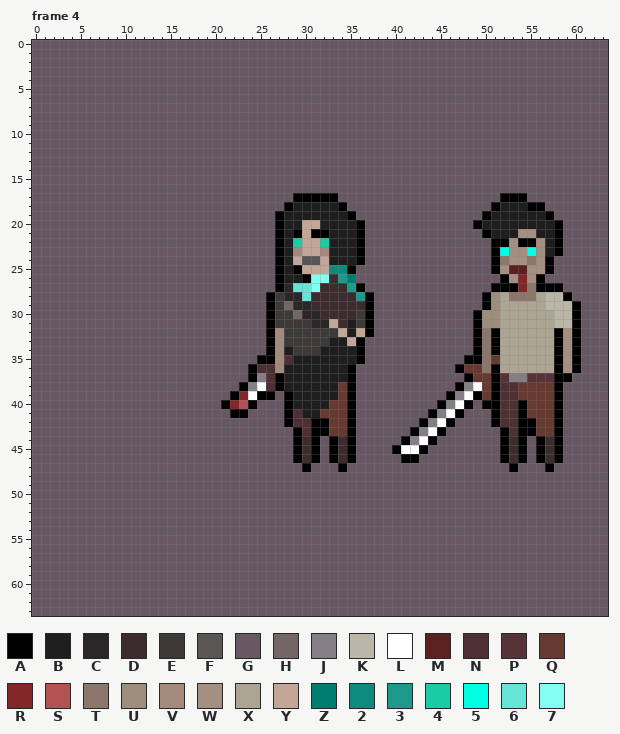
Two versions of one pixel-art file, assets/aseprite/experiments/human_experiments.aseprite. The first picture shows the starting point.
64x64 pixels, 6 frames. Colours within 5 levels of each other are drawn and written as one. Shown: frame 4. The commit also changed other frames, which this record leaves out.
Palette (. is transparent): A #000000  B #1e1e1e  C #2b2728  D #3d2c2e  E #3d3939  F #5b5656  G #685863  H #756666  J #847e87  K #bab6a8  L #ffffff  M #5b2121  N #4e2f33  P #563239  Q #663931  R #822727  S #b15353  T #8a766a  U #9c8e7a  V #a48a7c  W #a48f82  X #ada593  Y #c2a798  Z #007c6e  2 #0f8b7d  3 #1f998b  4 #1acca5  5 #00ffe2  6 #68e4d6  7 #83fff1
The result:
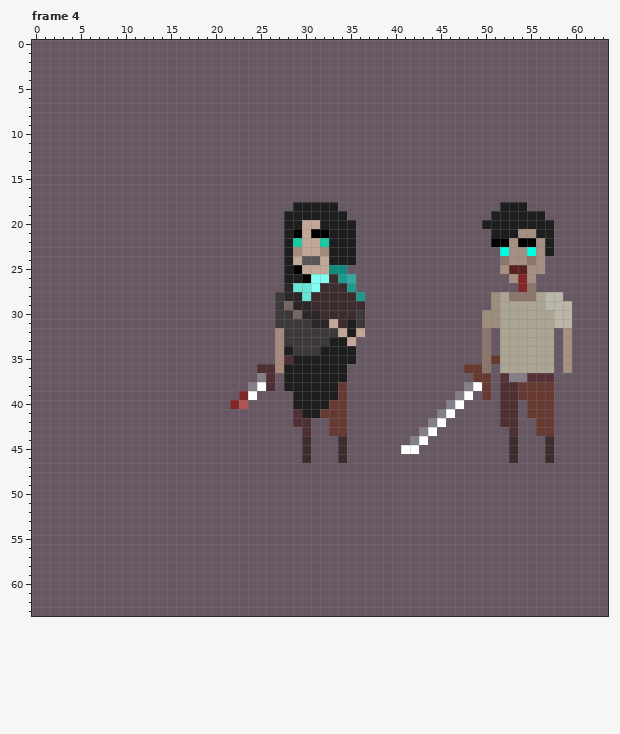
Log entry: Added human and skeleton equipment variety
The exact change:
layer "bg/outline" now hidden
Colour Z changes from #007c6e to #35a9a1.
Frame 4:
The author changed colour A to colour G in row 17 at x 29 to 33 and 52 to 54; in row 18 at x 28, 34, 51 and 55 to 56; in row 19 at x 27, 35, 50 and 57; in row 20 at x 27, 36, 49 and 58; in row 21 at x 27, 36, 50 and 58; in row 22 at x 27, 36 and 58.
The author changed colour A to colour G in row 23 at x 27, 36, 51 and 58; in row 24 at x 27, 36, 51 and 57; in row 25 at x 27, 35, 51 and 57; in row 26 at x 27, 52 and 56; in row 27 at x 27, 36, 51 to 53 and 56 to 58; in row 28 at x 26, 37, 50 and 59.
The author changed colour A to colour G in row 29 at x 26, 37, 50 and 60; in rows 30 to 31 at x 26, 37, 49 and 60; in row 32 at x 26, 37, 49, 51, 58 and 60; in rows 33 to 34 at x 26, 36, 49, 51, 58 and 60; in row 35 at x 25 to 26, 36, 48 to 49, 58 and 60; in row 36 at x 24, 35, 47, 51, 58 and 60.
The author changed colour A to colour G in row 37 at x 24, 27, 35, 48, 51 and 58 to 59; in row 38 at x 23, 27, 35, 47, 51 and 58; in row 39 at x 22, 25 to 26, 28, 35, 46, 49, 51 and 58; in row 40 at x 21, 24, 28, 35, 45, 48, 50 to 51, 54 and 58; in row 41 at x 22 to 23, 28, 35, 44, 47, 51, 54 and 58; in row 42 at x 28, 31 to 32, 35, 43, 46, 51, 54 to 55 and 58.
The author changed colour A to colour G in row 43 at x 29, 31 to 32, 35, 42, 45, 52, 54 to 55 and 58; in row 44 at x 29, 31, 33, 35, 41, 44, 52, 54, 56 and 58; in row 45 at x 29, 31, 33, 35, 40, 43, 52, 54, 56 and 58; in row 46 at x 29, 31, 33, 35, 41 to 42, 52, 54, 56 and 58; in row 47 at x 30, 34, 53 and 57.
Pixel boxes of the changes (left, top, right, bottom) in both pictures:
changed: (221, 193, 374, 472)
changed: (392, 193, 581, 472)
